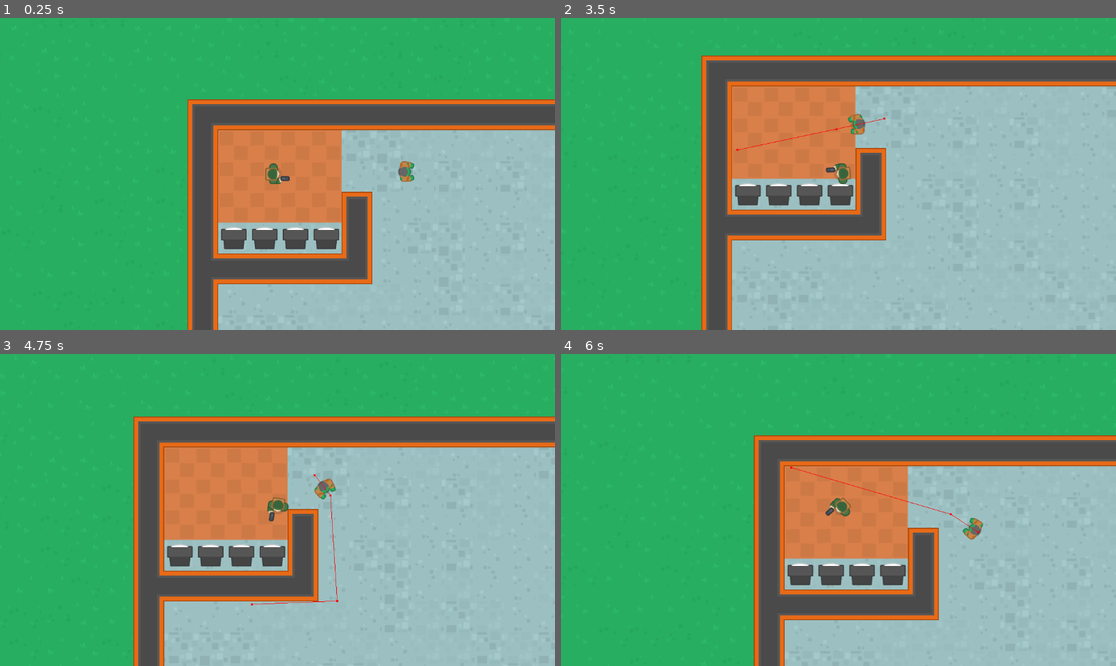
Above: before the commit, frames 1-4 (two rows, left to right).
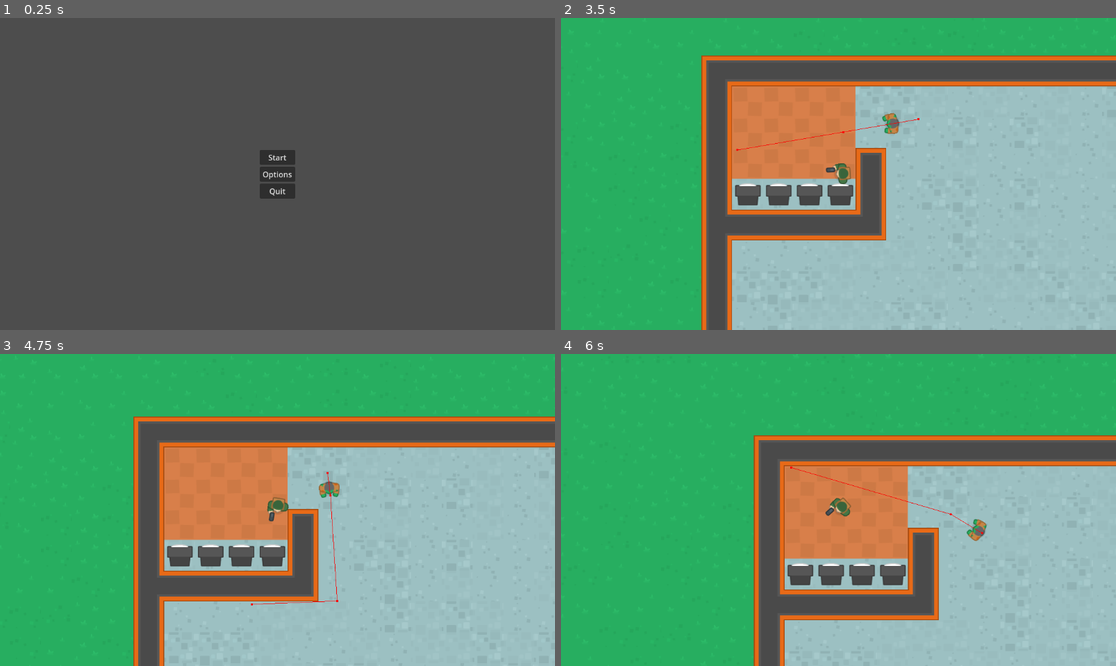
Above: after the commit, the same moments.

Repository: hamzissa/My-Project
Game: Godot game, scene res://Scenes/menu/menu.tscn
Two runs of this game, one before a commit and one after it. Both use one fixed random seed, a clock stepped at 60 frames per second and the inputs below. Before the commit the project starts from res://Scenes/map/map.tscn.
Inputs (mouse positions are in pixels of both pictures, inside the frame that each line leads up to):
- Up to frame 1 (0.25 s): no input
- Up to frame 2 (3.5 s): click (838, 174) at 0.5 s, where only the run after the commit has a clickable "Options"; click (838, 158) at 1.25 s, where only the run after the commit has a clickable "Start"; move the mouse to (960, 158) at 2.02 s; hold D (right) 2.03-2.78 s; click (960, 158) at 2.1 s; move the mouse to (727, 189) at 2.77 s; hold S (down) from 2.78 s (still down); click (727, 189) at 2.85 s
- Up to frame 3 (4.75 s): move the mouse to (333, 441) at 3.52 s; release S (down) at 3.53 s; hold D (right) 3.53-4.28 s; click (333, 441) at 3.6 s; move the mouse to (249, 572) at 4.27 s; hold W (up) from 4.28 s (still down); click (249, 572) at 4.35 s
- Up to frame 4 (6 s): move the mouse to (1005, 556) at 5.02 s; release W (up) at 5.03 s; hold A (left) from 5.03 s (still down); click (1005, 556) at 5.1 s; move the mouse to (672, 463) at 5.77 s; click (672, 463) at 5.85 s

The runs differ from the first frame. In frame 1, 90% of the frame differs, in the area x 0-100%, y 0-100%; in frame 2, 0.5%; in frame 3, 0.2%; in frame 4, 0.2%.

Commit message:
add menu
added menu

Diff:
--- /dev/null
+++ b/my project/Scenes/menu/menu.gd
@@ -0,0 +1,5 @@
+extends Control
+
+
+func _on_start_button_pressed():
+	get_tree().change_scene_to_file(("res://Scenes/map/map.tscn"))
--- /dev/null
+++ b/my project/Scenes/menu/menu.tscn
@@ -0,0 +1,40 @@
+[gd_scene load_steps=2 format=3 uid="uid://bk3gaa8ye1fx8"]
+
+[ext_resource type="Script" path="res://Scenes/menu/menu.gd" id="1_4wa1y"]
+
+[node name="Menu" type="Control"]
+layout_mode = 3
+anchors_preset = 15
+anchor_right = 1.0
+anchor_bottom = 1.0
+grow_horizontal = 2
+grow_vertical = 2
+script = ExtResource("1_4wa1y")
+
+[node name="VBoxContainer" type="VBoxContainer" parent="."]
+layout_mode = 1
+anchors_preset = 8
+anchor_left = 0.5
+anchor_top = 0.5
+anchor_right = 0.5
+anchor_bottom = 0.5
+offset_left = -37.0
+offset_top = -50.5
+offset_right = 37.0
+offset_bottom = 50.5
+grow_horizontal = 2
+grow_vertical = 2
+
+[node name="StartButton" type="Button" parent="VBoxContainer"]
+layout_mode = 2
+text = "Start"
+
+[node name="OptionsButton" type="Button" parent="VBoxContainer"]
+layout_mode = 2
+text = "Options"
+
+[node name="QuitButton" type="Button" parent="VBoxContainer"]
+layout_mode = 2
+text = "Quit"
+
+[connection signal="pressed" from="VBoxContainer/StartButton" to="." method="_on_start_button_pressed"]
--- a/my project/project.godot
+++ b/my project/project.godot
@@ -11,7 +11,7 @@
 [application]
 
 config/name="my project"
-run/main_scene="res://Scenes/map/map.tscn"
+run/main_scene="res://Scenes/menu/menu.tscn"
 config/features=PackedStringArray("4.1", "GL Compatibility")
 config/icon="res://icon.svg"
 
